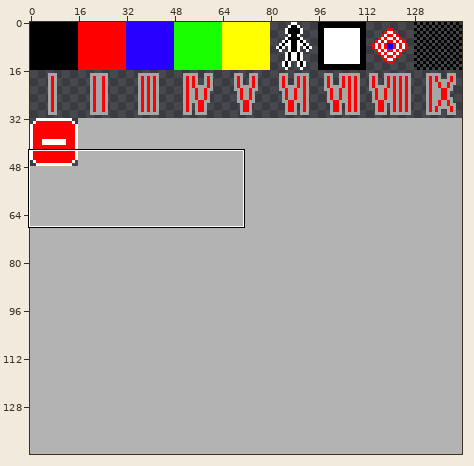
File history of a sprite sheet, PuzzleTester/maps/tiles.png. The first picture is a wide view before the edit; the outline marks the close-up.
Close-up. Before the edit:
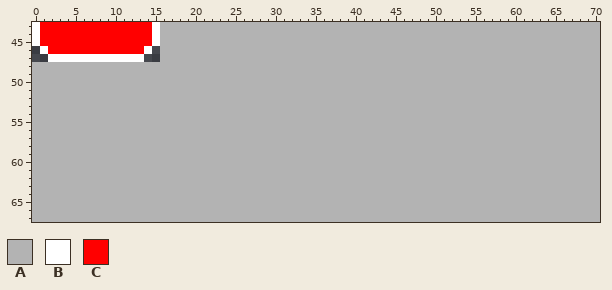
The file is 144x144 pixels. Shown: x 0..70, y 43..67.
Palette (. is transparent): A #b3b3b3  B #ffffff  C #ff0000
Pixels before, first column x 0:
43 BCCCCCCCCCCCCCCBAAAAAAAAAAAAAAAAAAAAAAAAAAAAAAAAAAAAAAAAAAAAAAAAAAAAAAA
44 BCCCCCCCCCCCCCCBAAAAAAAAAAAAAAAAAAAAAAAAAAAAAAAAAAAAAAAAAAAAAAAAAAAAAAA
45 BCCCCCCCCCCCCCCBAAAAAAAAAAAAAAAAAAAAAAAAAAAAAAAAAAAAAAAAAAAAAAAAAAAAAAA
46 .BCCCCCCCCCCCCB.AAAAAAAAAAAAAAAAAAAAAAAAAAAAAAAAAAAAAAAAAAAAAAAAAAAAAAA
47 ..BBBBBBBBBBBB..AAAAAAAAAAAAAAAAAAAAAAAAAAAAAAAAAAAAAAAAAAAAAAAAAAAAAAA
48 AAAAAAAAAAAAAAAAAAAAAAAAAAAAAAAAAAAAAAAAAAAAAAAAAAAAAAAAAAAAAAAAAAAAAAA
49 AAAAAAAAAAAAAAAAAAAAAAAAAAAAAAAAAAAAAAAAAAAAAAAAAAAAAAAAAAAAAAAAAAAAAAA
50 AAAAAAAAAAAAAAAAAAAAAAAAAAAAAAAAAAAAAAAAAAAAAAAAAAAAAAAAAAAAAAAAAAAAAAA
51 AAAAAAAAAAAAAAAAAAAAAAAAAAAAAAAAAAAAAAAAAAAAAAAAAAAAAAAAAAAAAAAAAAAAAAA
52 AAAAAAAAAAAAAAAAAAAAAAAAAAAAAAAAAAAAAAAAAAAAAAAAAAAAAAAAAAAAAAAAAAAAAAA
53 AAAAAAAAAAAAAAAAAAAAAAAAAAAAAAAAAAAAAAAAAAAAAAAAAAAAAAAAAAAAAAAAAAAAAAA
54 AAAAAAAAAAAAAAAAAAAAAAAAAAAAAAAAAAAAAAAAAAAAAAAAAAAAAAAAAAAAAAAAAAAAAAA
55 AAAAAAAAAAAAAAAAAAAAAAAAAAAAAAAAAAAAAAAAAAAAAAAAAAAAAAAAAAAAAAAAAAAAAAA
56 AAAAAAAAAAAAAAAAAAAAAAAAAAAAAAAAAAAAAAAAAAAAAAAAAAAAAAAAAAAAAAAAAAAAAAA
57 AAAAAAAAAAAAAAAAAAAAAAAAAAAAAAAAAAAAAAAAAAAAAAAAAAAAAAAAAAAAAAAAAAAAAAA
58 AAAAAAAAAAAAAAAAAAAAAAAAAAAAAAAAAAAAAAAAAAAAAAAAAAAAAAAAAAAAAAAAAAAAAAA
59 AAAAAAAAAAAAAAAAAAAAAAAAAAAAAAAAAAAAAAAAAAAAAAAAAAAAAAAAAAAAAAAAAAAAAAA
60 AAAAAAAAAAAAAAAAAAAAAAAAAAAAAAAAAAAAAAAAAAAAAAAAAAAAAAAAAAAAAAAAAAAAAAA
61 AAAAAAAAAAAAAAAAAAAAAAAAAAAAAAAAAAAAAAAAAAAAAAAAAAAAAAAAAAAAAAAAAAAAAAA
62 AAAAAAAAAAAAAAAAAAAAAAAAAAAAAAAAAAAAAAAAAAAAAAAAAAAAAAAAAAAAAAAAAAAAAAA
63 AAAAAAAAAAAAAAAAAAAAAAAAAAAAAAAAAAAAAAAAAAAAAAAAAAAAAAAAAAAAAAAAAAAAAAA
64 AAAAAAAAAAAAAAAAAAAAAAAAAAAAAAAAAAAAAAAAAAAAAAAAAAAAAAAAAAAAAAAAAAAAAAA
65 AAAAAAAAAAAAAAAAAAAAAAAAAAAAAAAAAAAAAAAAAAAAAAAAAAAAAAAAAAAAAAAAAAAAAAA
66 AAAAAAAAAAAAAAAAAAAAAAAAAAAAAAAAAAAAAAAAAAAAAAAAAAAAAAAAAAAAAAAAAAAAAAA
67 AAAAAAAAAAAAAAAAAAAAAAAAAAAAAAAAAAAAAAAAAAAAAAAAAAAAAAAAAAAAAAAAAAAAAAA
And afterwards:
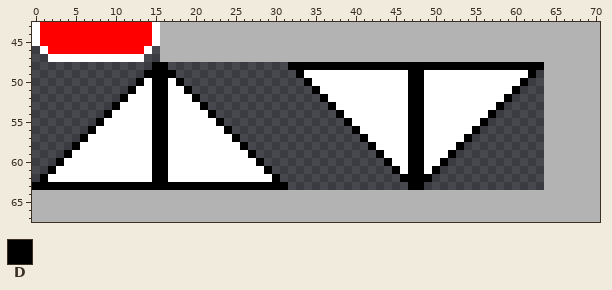
Colours new in this view: D #000000
From old to new:
y 48: x 0..63 AAAAAAAAAAAAAAAAAAAAAAAAAAAAAAAAAAAAAAAAAAAAAAAAAAAAAAAAAAAAAAAA -> ...............DD...............DDDDDDDDDDDDDDDDDDDDDDDDDDDDDDDD
y 49: x 0..63 AAAAAAAAAAAAAAAAAAAAAAAAAAAAAAAAAAAAAAAAAAAAAAAAAAAAAAAAAAAAAAAA -> ..............DDDD...............DBBBBBBBBBBBBBDDBBBBBBBBBBBBBD.
y 50: x 0..63 AAAAAAAAAAAAAAAAAAAAAAAAAAAAAAAAAAAAAAAAAAAAAAAAAAAAAAAAAAAAAAAA -> .............DBDDBD...............DBBBBBBBBBBBBDDBBBBBBBBBBBBD..
y 51: x 0..63 AAAAAAAAAAAAAAAAAAAAAAAAAAAAAAAAAAAAAAAAAAAAAAAAAAAAAAAAAAAAAAAA -> ............DBBDDBBD...............DBBBBBBBBBBBDDBBBBBBBBBBBD...
y 52: x 0..63 AAAAAAAAAAAAAAAAAAAAAAAAAAAAAAAAAAAAAAAAAAAAAAAAAAAAAAAAAAAAAAAA -> ...........DBBBDDBBBD...............DBBBBBBBBBBDDBBBBBBBBBBD....
y 53: x 0..63 AAAAAAAAAAAAAAAAAAAAAAAAAAAAAAAAAAAAAAAAAAAAAAAAAAAAAAAAAAAAAAAA -> ..........DBBBBDDBBBBD...............DBBBBBBBBBDDBBBBBBBBBD.....
y 54: x 0..63 AAAAAAAAAAAAAAAAAAAAAAAAAAAAAAAAAAAAAAAAAAAAAAAAAAAAAAAAAAAAAAAA -> .........DBBBBBDDBBBBBD...............DBBBBBBBBDDBBBBBBBBD......
y 55: x 0..63 AAAAAAAAAAAAAAAAAAAAAAAAAAAAAAAAAAAAAAAAAAAAAAAAAAAAAAAAAAAAAAAA -> ........DBBBBBBDDBBBBBBD...............DBBBBBBBDDBBBBBBBD.......
y 56: x 0..63 AAAAAAAAAAAAAAAAAAAAAAAAAAAAAAAAAAAAAAAAAAAAAAAAAAAAAAAAAAAAAAAA -> .......DBBBBBBBDDBBBBBBBD...............DBBBBBBDDBBBBBBD........
y 57: x 0..63 AAAAAAAAAAAAAAAAAAAAAAAAAAAAAAAAAAAAAAAAAAAAAAAAAAAAAAAAAAAAAAAA -> ......DBBBBBBBBDDBBBBBBBBD...............DBBBBBDDBBBBBD.........
y 58: x 0..63 AAAAAAAAAAAAAAAAAAAAAAAAAAAAAAAAAAAAAAAAAAAAAAAAAAAAAAAAAAAAAAAA -> .....DBBBBBBBBBDDBBBBBBBBBD...............DBBBBDDBBBBD..........
y 59: x 0..63 AAAAAAAAAAAAAAAAAAAAAAAAAAAAAAAAAAAAAAAAAAAAAAAAAAAAAAAAAAAAAAAA -> ....DBBBBBBBBBBDDBBBBBBBBBBD...............DBBBDDBBBD...........
y 60: x 0..63 AAAAAAAAAAAAAAAAAAAAAAAAAAAAAAAAAAAAAAAAAAAAAAAAAAAAAAAAAAAAAAAA -> ...DBBBBBBBBBBBDDBBBBBBBBBBBD...............DBBDDBBD............
y 61: x 0..63 AAAAAAAAAAAAAAAAAAAAAAAAAAAAAAAAAAAAAAAAAAAAAAAAAAAAAAAAAAAAAAAA -> ..DBBBBBBBBBBBBDDBBBBBBBBBBBBD...............DBDDBD.............
y 62: x 0..63 AAAAAAAAAAAAAAAAAAAAAAAAAAAAAAAAAAAAAAAAAAAAAAAAAAAAAAAAAAAAAAAA -> .DBBBBBBBBBBBBBDDBBBBBBBBBBBBBD...............DDDD..............
y 63: x 0..63 AAAAAAAAAAAAAAAAAAAAAAAAAAAAAAAAAAAAAAAAAAAAAAAAAAAAAAAAAAAAAAAA -> DDDDDDDDDDDDDDDDDDDDDDDDDDDDDDDD...............DD...............
Changed places in both close-ups, as pixel boxes (x1, y1, x2, y2):
changed: (32, 62, 544, 190)
